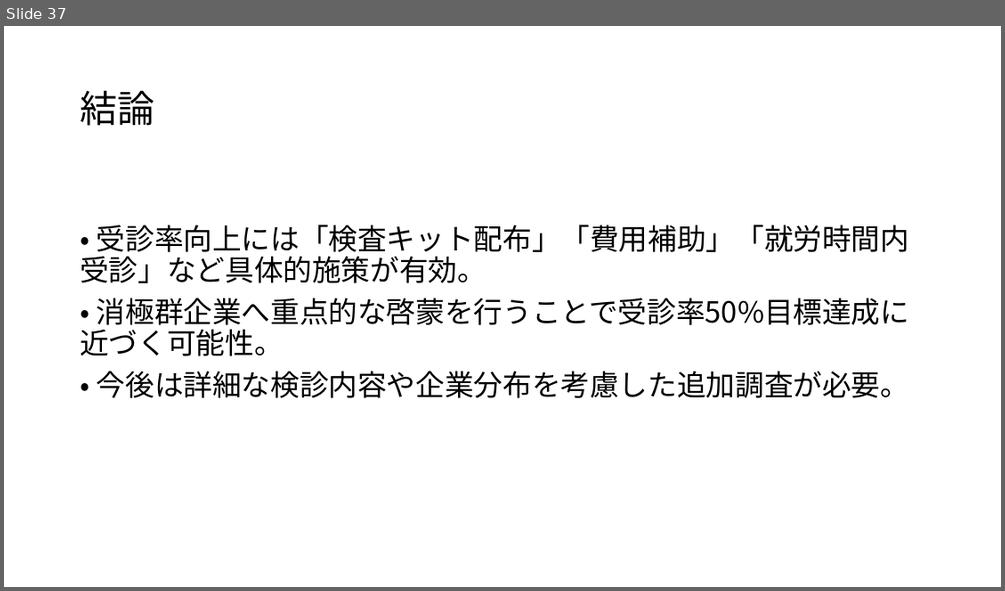
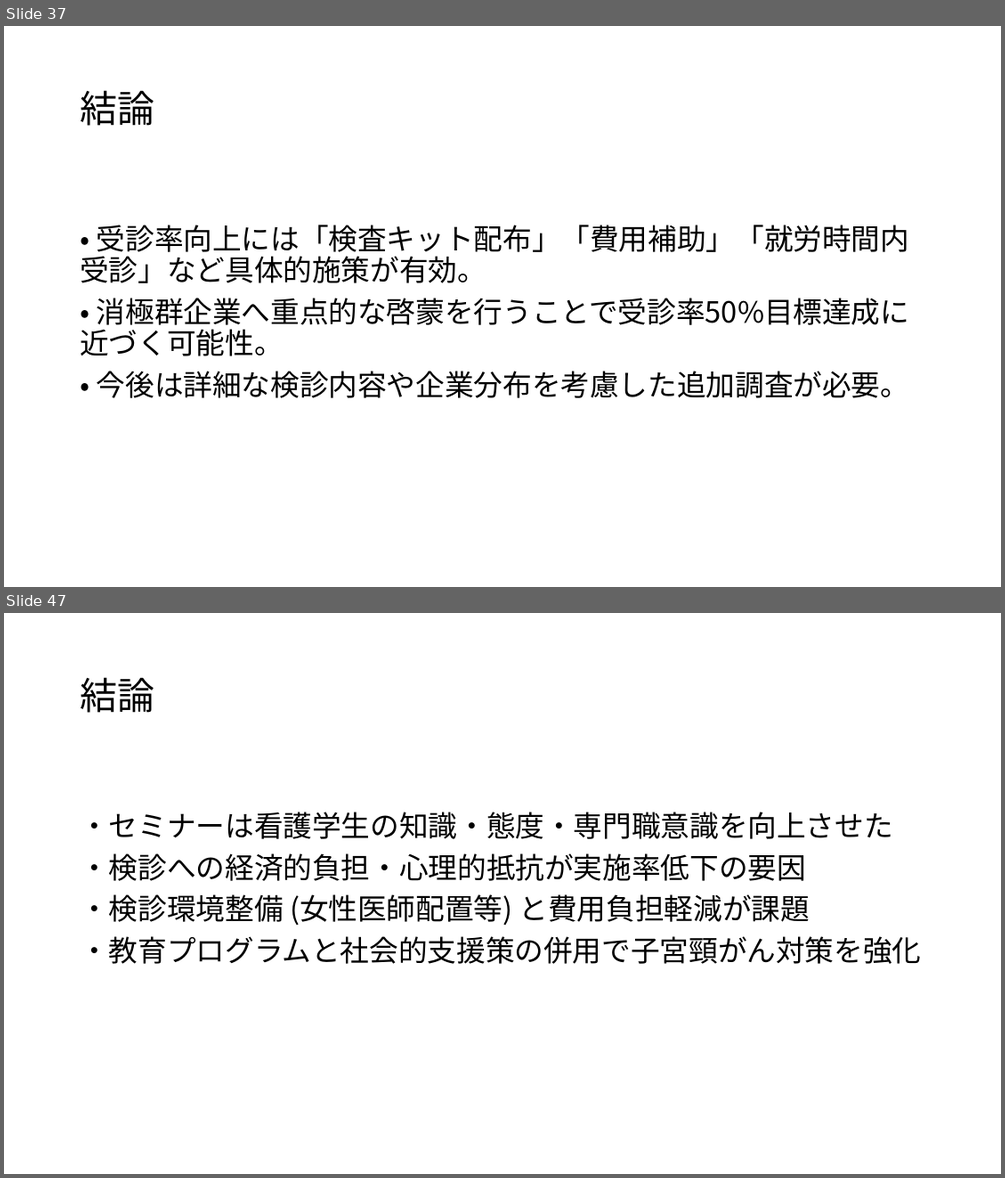
Before and after one commit to btanaka-econ/health-econ, a slide deck: cancer_screening/cancer_screening.pptx. Shown one above the other, each under a label of ours: slide 37 before the commit, slides 37 and 47 after it; the slides between them are not shown. The pictures are 1005x591 and 1005x1178 pixels, drawn with LibreOffice and Linux fonts; fonts in the diff are those of the drawing. Boxes give left, top, right and bottom in pixels: in the first picture for what was removed or moved away, otherwise in the second. Text is boxed around its words. In the diff, an @@ line names an element or a change of style, - is before the commit and + after.

```diff
--- a/cancer_screening/cancer_screening.pptx
+++ b/cancer_screening/cancer_screening.pptx
@@ slide 47 added at (x1=4, y1=613, x2=1001, y2=1174), background #FFFFFF @@
@@ title added at (x1=80, y1=677, x2=154, y2=713), 36 pt, text #000000 @@
+結論
@@ text added at (x1=80, y1=811, x2=921, y2=964), 28 pt, text #000000 @@
+・セミナーは看護学生の知識・態度・専門職意識を向上させた
+・検診への経済的負担・心理的抵抗が実施率低下の要因
+・検診環境整備 (女性医師配置等) と費用負担軽減が課題
+・教育プログラムと社会的支援策の併用で子宮頸がん対策を強化
```
Also in this commit, not shown: 9 other slides added.
